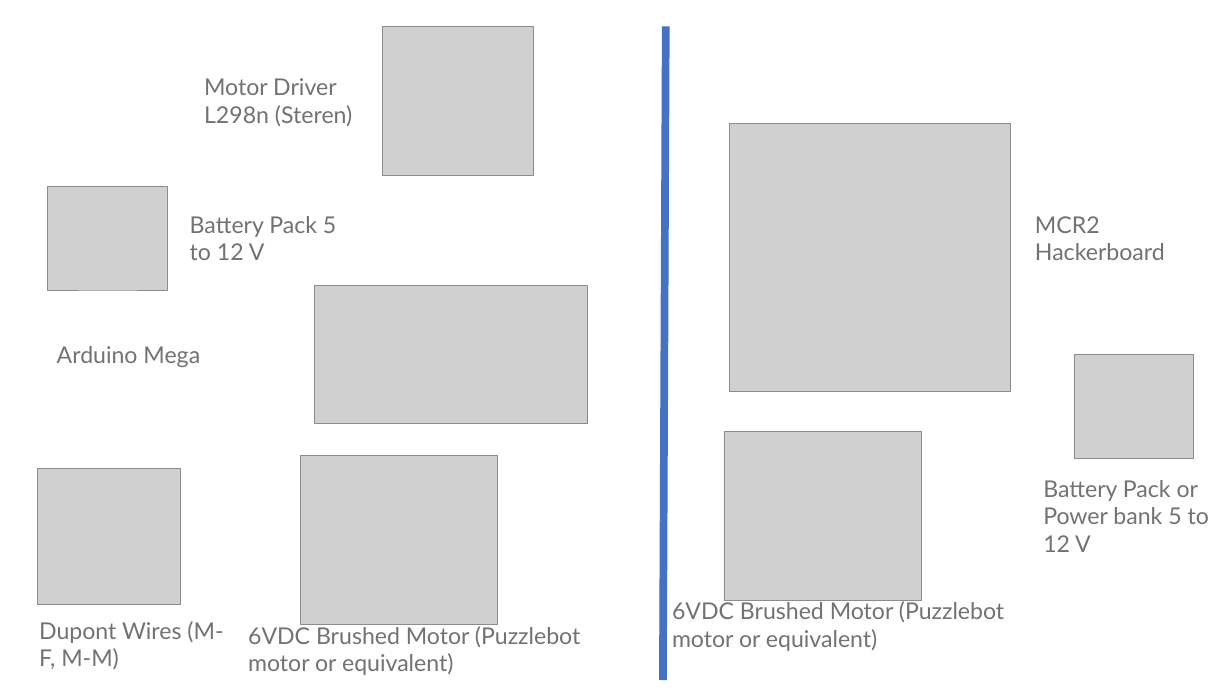
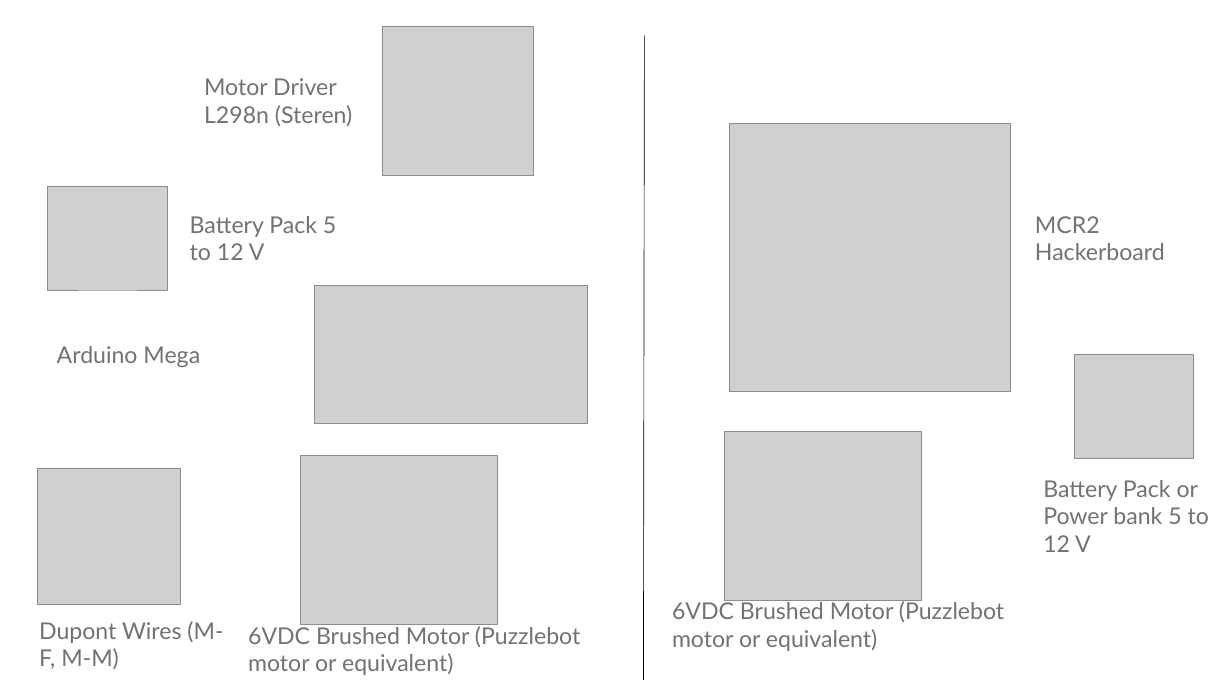
Before and after one commit to ManchesterRoboticsLtd/TE3001B_Robotics_Foundation, a slide deck: slide 4 of MCR2_General_Information_Prerequisites.pptx (slide 6 before the commit). Drawn at 1232x693 pixels with LibreOffice and Linux fonts; fonts in the diff are those of the drawing; grey boxes stand for pictures; background and template pictures are left out. Boxes give left, top, right and bottom in pixels: in the first picture for what was removed or moved away, otherwise in the second. Text is boxed around its words. In the diff, an @@ line names an element or a change of style, - is before the commit and + after.

```diff
--- a/MCR2_General_Information_Prerequisites.pptx
+++ b/MCR2_General_Information_Prerequisites.pptx
@@ line moved from (666, 27) - (663, 680) to (644, 35) - (643, 680) @@
@@ line (644, 35) - (643, 680): stroke #4472C4 6 pt to #000000 0.5 pt @@
```
Also in this commit, not shown: 7 other slides changed, 1 slide added, 2 slides removed, 1 other file.
